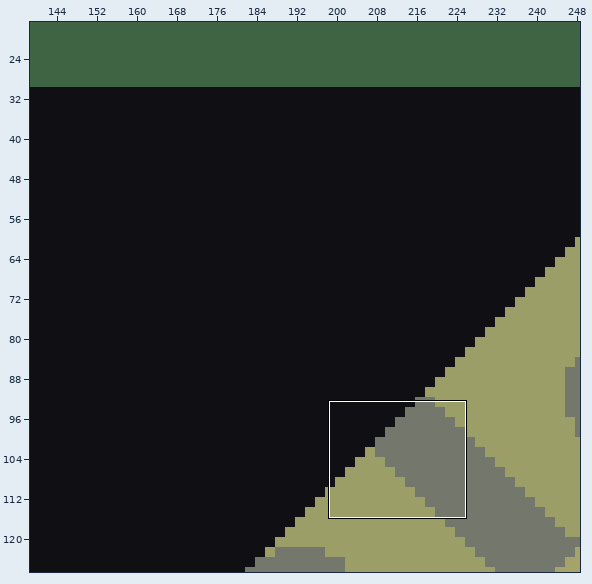
LDtk project: game/content/maps/world.ldtk. Above, an overview of the earlier version with the close-up marked.
Close-up. First the earlier version:
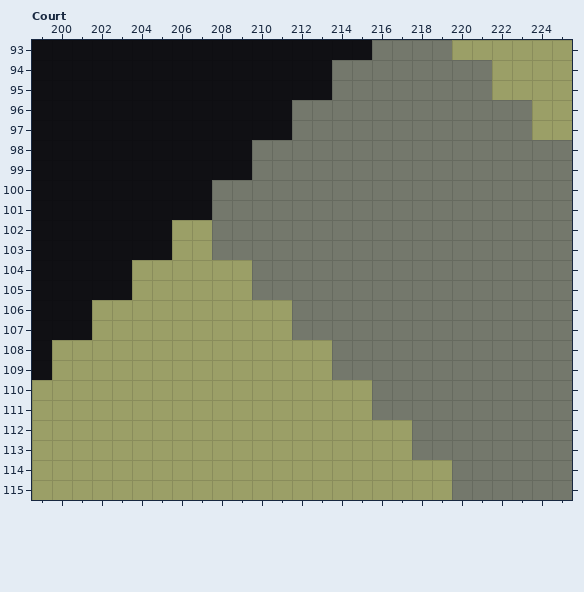
Cells are 10x10 px. Shown: Court x 199..225, y 93..115. The commit also changed other parts of the map, which this record leaves out. The old version is drawn lined up with the new one.
Once edited:
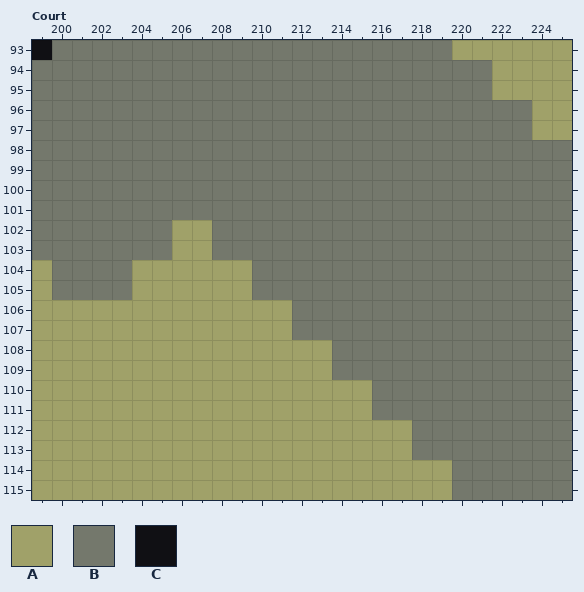
Key: from "Height": A 37 "t37"; from "Terrain": B 1 "rock", C 2 "void".
_ is an empty cell.
From old to new:
{"change": "map size 446x444 -> 522x520 cells (old content now starts at 30,30; both pictures use the new coordinates)"}
{"where": "layer \"Height\""}
{"y":104,"x":199,"old":"_","new":"A"}
{"y":105,"x":199,"old":"_","new":"A"}
{"y":106,"x":199,"old":"___","new":"AAA"}
{"y":107,"x":199,"old":"___","new":"AAA"}
{"y":108,"x":199,"old":"_","new":"A"}
{"y":109,"x":199,"old":"_","new":"A"}
{"where": "layer \"Terrain\""}
{"y":93,"x":200,"old":"CCCCCCCCCCCCCCCC","new":"BBBBBBBBBBBBBBBB"}
{"y":94,"x":199,"old":"CCCCCCCCCCCCCCC","new":"BBBBBBBBBBBBBBB"}
{"y":95,"x":199,"old":"CCCCCCCCCCCCCCC","new":"BBBBBBBBBBBBBBB"}
{"y":96,"x":199,"old":"CCCCCCCCCCCCC","new":"BBBBBBBBBBBBB"}
{"y":97,"x":199,"old":"CCCCCCCCCCCCC","new":"BBBBBBBBBBBBB"}
{"y":98,"x":199,"old":"CCCCCCCCCCC","new":"BBBBBBBBBBB"}
{"y":99,"x":199,"old":"CCCCCCCCCCC","new":"BBBBBBBBBBB"}
{"y":100,"x":199,"old":"CCCCCCCCC","new":"BBBBBBBBB"}
{"y":101,"x":199,"old":"CCCCCCCCC","new":"BBBBBBBBB"}
{"y":102,"x":199,"old":"CCCCCCC","new":"BBBBBBB"}
{"y":103,"x":199,"old":"CCCCCCC","new":"BBBBBBB"}
{"y":104,"x":199,"old":"CCCCC","new":"_BBBB"}
{"y":105,"x":199,"old":"CCCCC","new":"_BBBB"}
{"y":106,"x":199,"old":"CCC","new":"___"}
{"y":107,"x":199,"old":"CCC","new":"___"}
{"y":108,"x":199,"old":"C","new":"_"}
{"y":109,"x":199,"old":"C","new":"_"}
{"label":"changed","picture_box":[32,40,372,380]}
